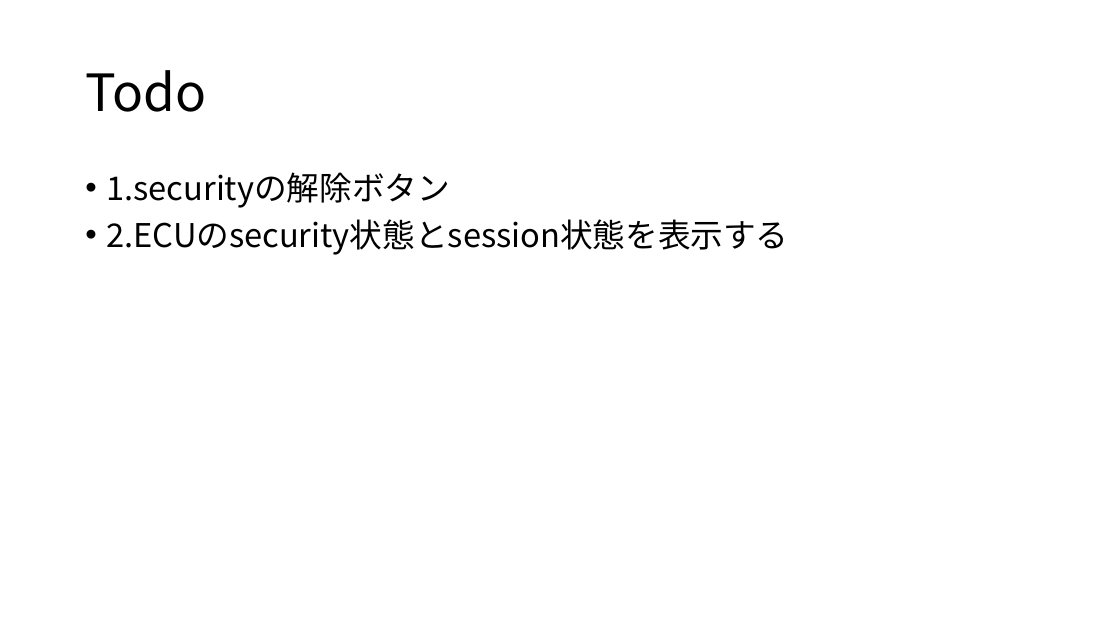
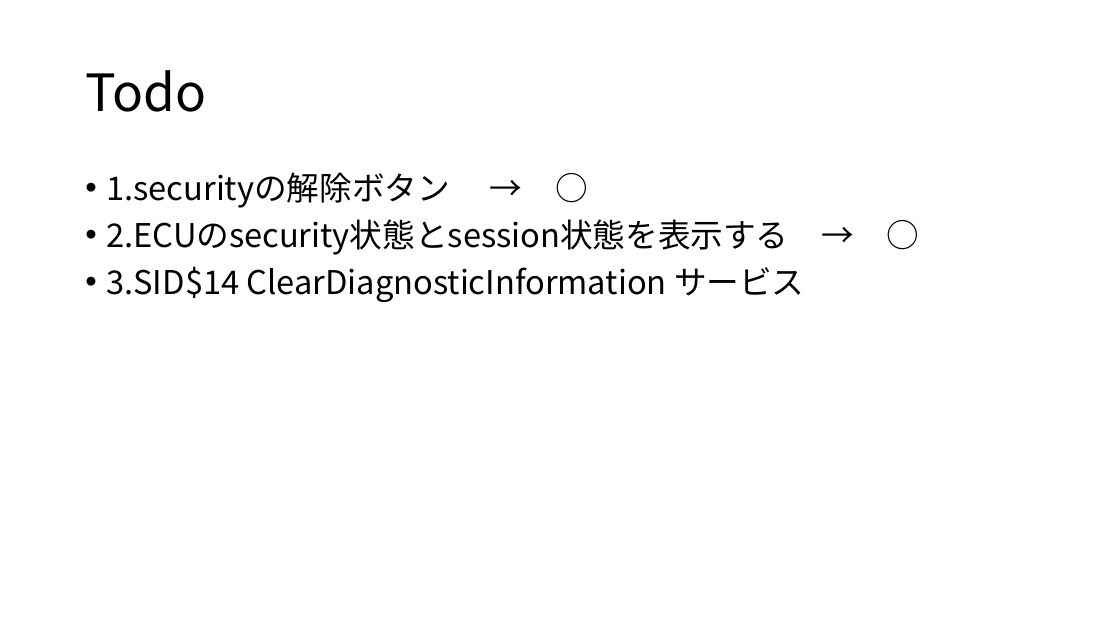
Before and after one commit to JiaxiaoH/ecu-simulator, a slide deck: slide 6 of ECU Simulater_v001.pptx. Drawn at 1120x630 pixels with LibreOffice and Linux fonts; fonts in the diff are those of the drawing. Boxes give left, top, right and bottom in pixels: in the first picture for what was removed or moved away, otherwise in the second. Text is boxed around its words. In the diff, an @@ line names an element or a change of style, - is before the commit and + after.

```diff
--- a/ECU Simulater_v001.pptx
+++ b/ECU Simulater_v001.pptx
@@ text at [106, 172, 805, 302]: text changed @@
-• 1.securityの解除ボタン
-• 2.ECUのsecurity状態とsession状態を表示する
+• 1.securityの解除ボタン → ○
+• 2.ECUのsecurity状態とsession状態を表示する → ○
+• 3.SID$14 ClearDiagnosticInformation サービス
```
Also in this commit, not shown: 1 other file.
